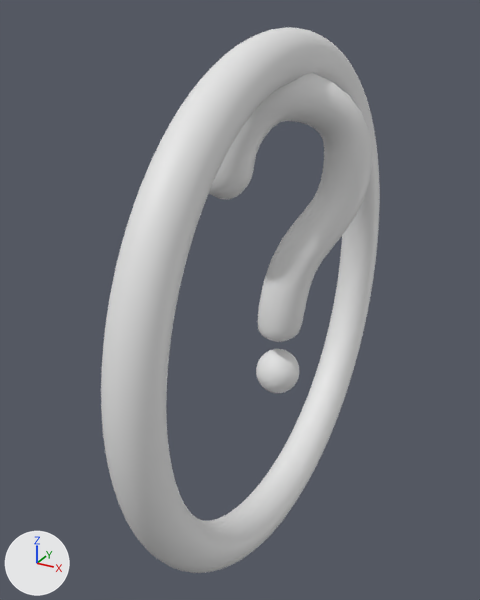
What one commit did to the FBX model Models/Tutorial.fbx.
The view is the same before and after, from a camera (50 mm lens) standing at (1.09, -2.32, 2.27) and looking at (-0.15, -0.07, 1.14). Lighting does not change. The marker at lower left points along +X, +Y and +Z. Where no turn or scale is listed for an object, it has been applied to the vertices.
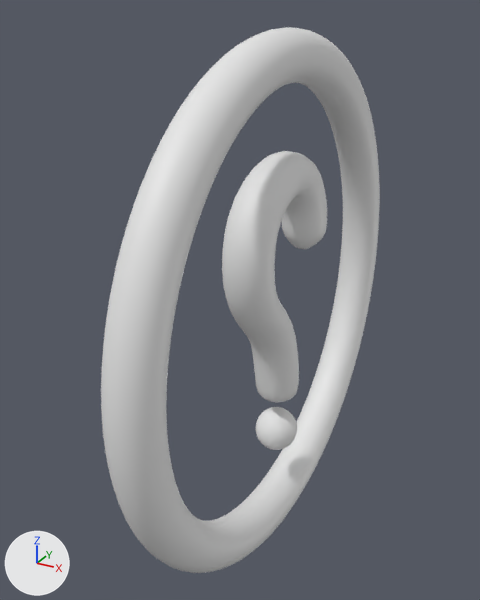
Boxes [x1, y1, x2, y2] around the edits, measured in the pictures (480 x 600 px):
'Cylinder', moved, turned
    before: [209, 73, 372, 393]
    after: [222, 151, 327, 450]

What changed in the scene script:
```text
Change ob_cylinder:
    ob_cylinder.location: (0.0, 0.0, 1.123) -> (0.0, 0.0, 0.824)
    ob_cylinder.rotation_euler: (0.0, 0.0, 2.461) -> (0.0, 0.0, 0.0116)  # degrees (0, 0, 141) -> degrees (0, 0, 0.7)
```
